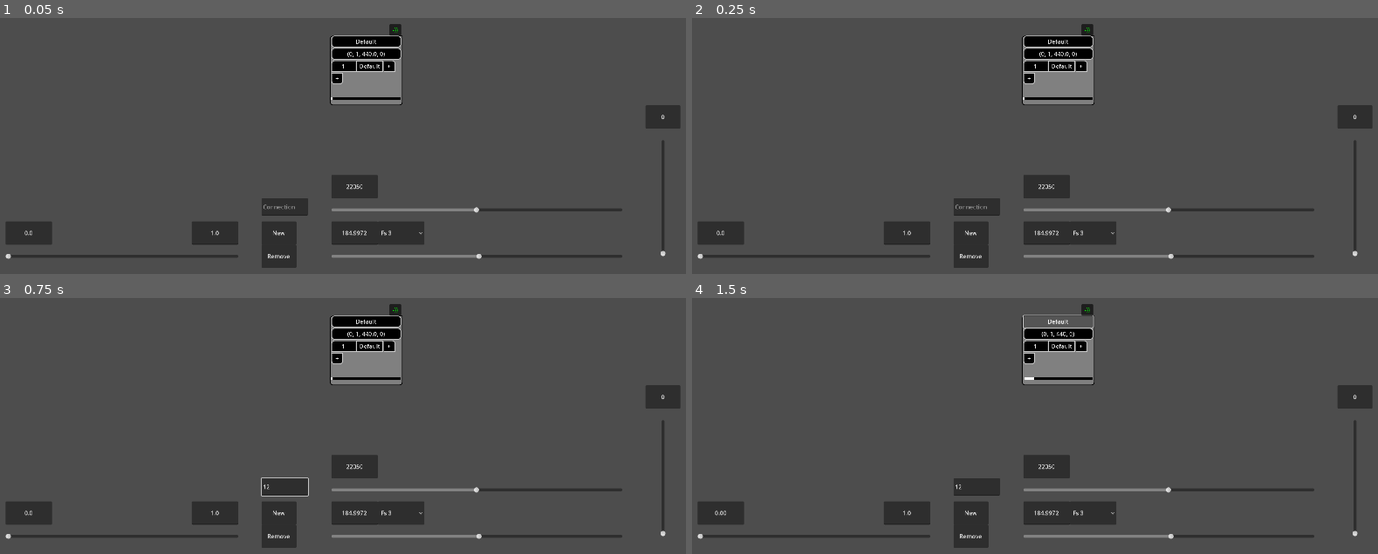
Above: before the commit, frames 1-4 (two rows, left to right).
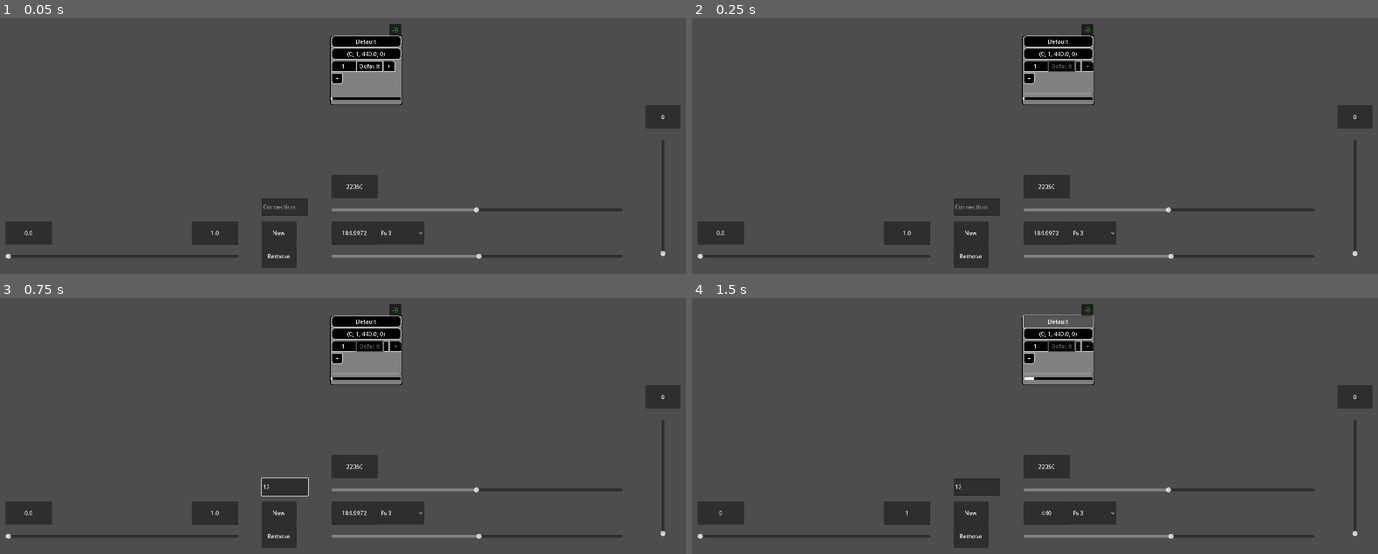
Above: after the commit, the same moments.

Repository: MarshallNekiu/SoundCreator
Game: Godot game, scene res://scenes/main_scene.tscn
The game is run twice, just before and just after one commit, with the same random seed, the same clock (stepped at 60 frames per second) and the same inputs.
Inputs (mouse positions are in pixels of both pictures, inside the frame that each line leads up to):
- Up to frame 1 (0.05 s): no input
- Up to frame 2 (0.25 s): no input
- Up to frame 3 (0.75 s): click (288, 487) at 0.52 s; type "12" at 0.6 s
- Up to frame 4 (1.5 s): click "Default" at 1.25 s

Frame 1 is identical in both runs. In frame 2, 0.1% of the frame differs, in the area x 51-59%, y 16-31%; in frame 3, 0.1%; in frame 4, 0.3%, in the area x 3-59%, y 13-86%.
Error after the commit: Invalid access to property or key 'play' on a base object of type 'null instance'. (res://scripts/sub.gd:53)

Commit message:
Add files via upload

Diff:
--- a/scripts/generator.gd
+++ b/scripts/generator.gd
@@ -13,6 +13,8 @@
 
 
 func _init():
+	AudioServer.add_bus(-1)
+	bus = AudioServer.get_bus_name(-1)
 	executer.parse("sin(phase * TAU) * exp(-time)")
 
 
@@ -22,7 +24,7 @@
 
 func fill_buffer():
 	frame += 1
-	time = time_start + time_end - $Time.time_left
+	time = time_end - $Time.time_left
 
 	for i in range(get_stream_playback().get_frames_available()):
 
@@ -39,8 +41,10 @@
 	increment = hz / (stream.mix_rate)
 	frame = -1
 	$Time.start(time_end - time_start)
+	process_mode = Node.PROCESS_MODE_INHERIT
 	vol = true
 
 
 func _on_timer_timeout():
+	process_mode = Node.PROCESS_MODE_DISABLED
 	vol = false
--- a/scripts/sub.gd
+++ b/scripts/sub.gd
@@ -10,22 +10,22 @@
 
 func _ready():
 	$Box/Name.text = name
+	$Box/ScrollBox/VBox/HBox/Connection.text = name
 	create()
 
 
 func set_values(vals: Vector4, mix_rate: float):
-	$Generator.time_start = vals.x
-	$Generator.time_end = vals.y
-	$Generator/Track.max_value = vals.y
-	$Generator.hz = vals.z
-	$Generator.volume_db = vals.w
+	$Generator.time_start = str("%.2f" % vals.x).to_float()
+	$Generator.time_end = str("%.2f" % vals.y).to_float()
+	$Generator/Track.max_value = str("%.2f" % vals.y).to_float()
+	$Generator.hz = str("%.4f" % vals.z).to_float()
+	$Generator.volume_db = str("%.2f" % vals.w).to_float()
 	if mix_rate: $Generator.stream.mix_rate = mix_rate
 
 	$Box/Values.text = str(vals)
 
 
 func focus():
-	modulate = Color.WHITE
 	emit_signal("focused")
 
 
@@ -45,7 +45,7 @@
 	for i in connections:
 		var time := Timer.new()
 		time.name = "Timer - " + i
-		time.wait_time = i.to_float() - 0.01
+		time.wait_time = i.to_float()
 		time.one_shot = true
 		start.connect(time.start)
 
@@ -56,8 +56,7 @@
 
 
 func play():
-	await $Generator.call("create_track")
-
+	$Generator.call("create_track")
 	emit_signal("start")
 
 
@@ -81,7 +80,7 @@
 func _on_h_box_child_entered_tree(node: Control):
 	if node.name == "Time": node.connect("text_submitted", func(new_text: String): create())
 
-	if node.name == "Control": node.connect("pressed", func(): create())
+	if node.name == "Control": node.get_node("Add").connect("pressed", func(): create())
 
 	if node.is_in_group("Connection"):
 		node.connect("pressed", func ():
--- a/scripts/sub_control.gd
+++ b/scripts/sub_control.gd
@@ -3,37 +3,56 @@
 @onready var sub:Control = $SubBlocks/Default
 
 
+func _ready():
+	await get_tree().create_timer(0.1).timeout
+
+	$SubBlocks/Default/Box/ScrollBox/VBox/HBox/Connection.emit_signal("pressed")
+	$SubBlocks/Default.call("add_connection", $UI/Connection.text, $SubBlocks/Default/Box/ScrollBox/VBox/HBox)
+	$SubBlocks/Default.call("create")
+
+	$SubBlocks/Default2/Box/ScrollBox/VBox/HBox/Connection.emit_signal("pressed")
+	$SubBlocks/Default2.call("add_connection", "Default", $SubBlocks/Default2/Box/ScrollBox/VBox/HBox)
+	$SubBlocks/Default2.call("create")
+
+
 func _on_sub_blocks_child_entered_tree(node: Control):
-	for i in ["Box/Name", "Box/Values"]:
-		node.get_node(i).connect("pressed", func ():
-			if not is_instance_valid(sub): return
-			sub.modulate = Color.GRAY
-			sub = node
-			refresh_values(sub.get_node("Box/Values").text)
-			sub.modulate = Color.WHITE
-			)
+	node.connect("focused", func ():
+		if not is_instance_valid(sub): return
+		sub.modulate = Color.GRAY
+		sub = node
+		sub.modulate = Color.WHITE
+		refresh_values(sub.get_node("Box/Values").text)
+		$UI/MixRate.set_value_no_signal(sub.get_node("Generator").stream.mix_rate)
+		$UI/MixRate/Text.text = str($UI/MixRate.value)
+		)
 
-	node.get_node("Box/Values").emit_signal("pressed")
+	node.emit_signal("focused")
 
-	node.get_node("Box/ScrollBox/VBox/HBox/Control/Add").connect("pressed", func(): node.call("add_connection", $UI/Connection.text))
+	node.get_node("Box/ScrollBox/VBox").connect("child_entered_tree", func(hbox: Control):
+		if hbox.is_in_group("HBox"):
+			hbox.get_node("Control/Add").connect("pressed", func (): node.call("add_connection", $UI/Connection.text, hbox)) )
 
 
 func refresh_values(values: String):
 	var vals := Vector4(values.get_slice(",", 0).erase(0, 1).to_float(), values.get_slice(",", 1).to_float(), values.get_slice(",", 2).to_float(), values.get_slice(",", 3).get_slice(")", 0).to_float())
-	$UI.call("_on_end_text_submitted", str(vals.y))
-	$UI.call("_on_track_value_changed", vals.x)
-	$UI.call("_on_volume_value_changed", vals.w)
+	$UI/Track.max_value = vals.y
+	$UI/Track/Start.text = str(vals.x)
+	$UI/Track.set_value_no_signal(vals.x)
+	$UI/Track/End.text = str(vals.y)
+	$UI/Frequency/Text.text = str(vals.z)
+	$UI/Volume.set_value_no_signal(vals.w)
+	$UI/Volume/Text.text = str(vals.w)
 
 
 func _on_new_pressed():
-	var new = preload("res://scenes/sub.tscn").instantiate()
-	new.position += Vector2(512, 512)
-	$SubBlocks.add_child(new, true)
+	var new_sub = preload("res://scenes/sub.tscn").instantiate()
+	new_sub.position += Vector2(512, 512)
+	$SubBlocks.add_child(new_sub, true)
 
 
 func _on_remove_pressed():
 	if sub == $SubBlocks/Default: return
 	var x = sub
 	sub = $SubBlocks/Default
-	refresh_values(sub.get_node("Box/Values").text)
+	sub.emit_signal("focused")
 	x.queue_free()
--- a/scripts/vi_ui.gd
+++ b/scripts/vi_ui.gd
@@ -16,27 +16,23 @@
 	$Frequency.value = frequency.size() / 2
 
 
+func change_values():
+	owner.sub.call("set_values", Vector4($Track/Start.text.to_float(), $Track/End.text.to_float(), $Frequency/Text.text.to_float(), $Volume.value), $MixRate.value)
+
+
 func _on_track_value_changed(value: float):
-	$Track.set_value_no_signal(("%.2f" % value).to_float())
 	$Track/Start.text = "%.2f" % value
-	var x = owner.sub.get_node("Box/Values").text.split(",")
-	x[0] = str(value)
-	owner.sub.get_node("Box/Values").text = str(Vector4(x[0].to_float(), x[1].to_float(), x[2].to_float(), x[3].to_float()))
+	change_values()
 
 
 func _on_end_text_submitted(new_text: String):
 	if not new_text.is_valid_float(): return
-	new_text = "%.3f" % new_text.to_float()
 	$Track.max_value = new_text.to_float()
-	var x = owner.sub.get_node("Box/Values").text.split(",")
-	x[1] = new_text
-	owner.sub.get_node("Box/Values").text = str(Vector4(x[0].to_float(), x[1].to_float(), x[2].to_float(), x[3].to_float()))
+	change_values()
 
 
 func _on_volume_value_changed(value: float):
-	var x = owner.sub.get_node("Box/Values").text.split(",")
-	x[3] = str(value)
-	owner.sub.get_node("Box/Values").text = str(Vector4(x[0].to_float(), x[1].to_float(), x[2].to_float(), x[3].to_float()))
+	change_values()
 	$Volume/Text.text = str(value)
 
 
@@ -50,13 +46,9 @@
 
 func _on_frequency_text_submitted(new_text):
 	if not new_text.is_valid_float() or not is_instance_valid(owner.sub): return
-	new_text = "%.3f" % new_text.to_float()
-	var x = owner.sub.get_node("Box/Values").text.split(",")
-	x[2] = new_text
-	owner.sub.get_node("Box/Values").text = str(Vector4(x[0].to_float(), x[1].to_float(), x[2].to_float(), x[3].to_float()))
-	owner.sub.get_node("Generator").hz = new_text.to_float()
+	change_values()
 
 
 func _on_mix_rate_value_changed(value):
 	$MixRate/Text.text = str(value)
-	owner.sub.get_node("Generator").stream.mix_rate = value
+	change_values()
